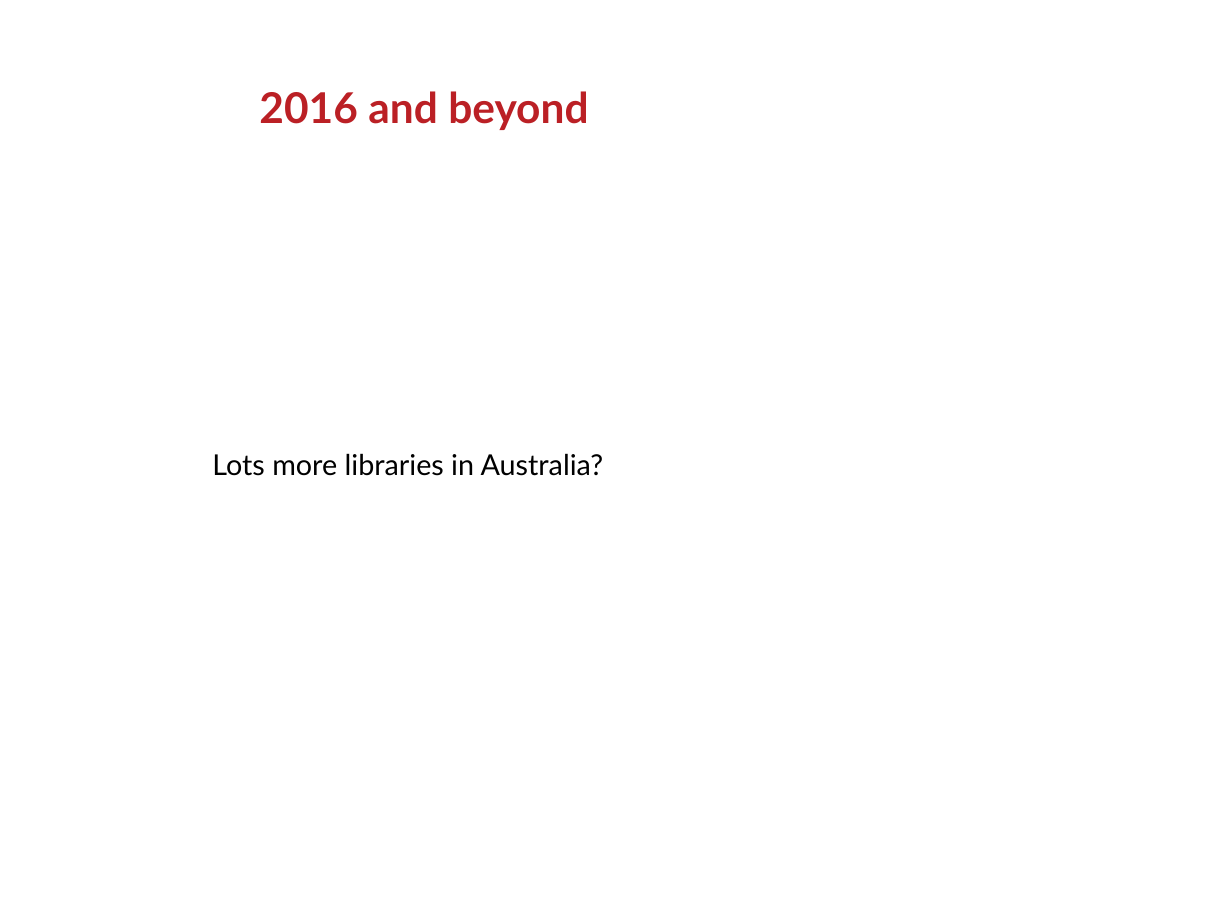
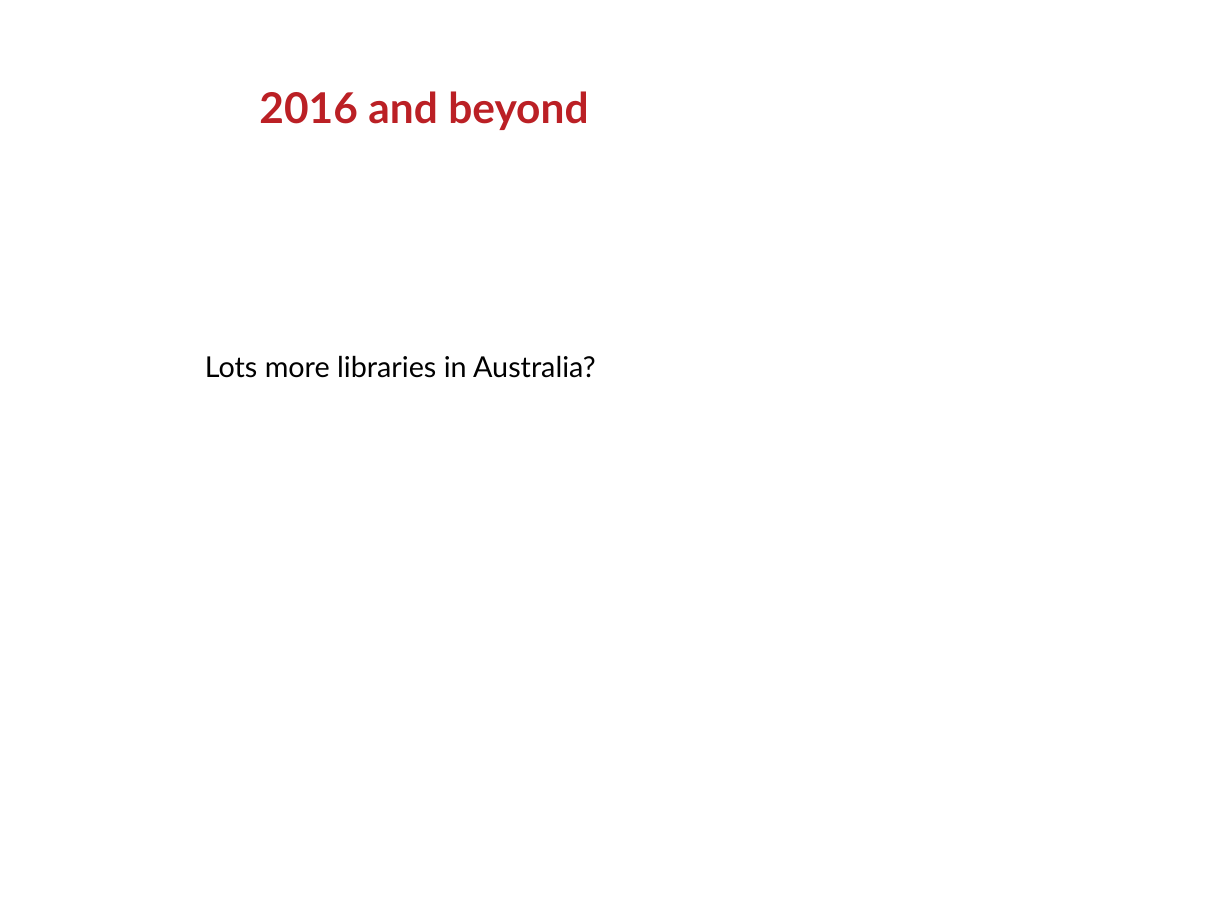
Before and after one commit to ranginui/presentation, a slide deck: slide 25 of melbourne_2016/history.odp. Drawn at 1232x924 pixels with LibreOffice and Linux fonts; fonts in the diff are those of the drawing; background and template pictures are left out. Boxes give left, top, right and bottom in pixels: in the first picture for what was removed or moved away, otherwise in the second. Text is boxed around its words. In the diff, an @@ line names an element or a change of style, - is before the commit and + after.

```diff
--- a/melbourne_2016/history.odp
+++ b/melbourne_2016/history.odp
@@ text "Lots more libraries in Australia?": place and size @@
-text "Lots more libraries in Australia?" at (212, 453, 604, 476)
+text "Lots more libraries in Australia?" at (205, 355, 596, 378)
```
Also in this commit, not shown: 5 other slides changed.
